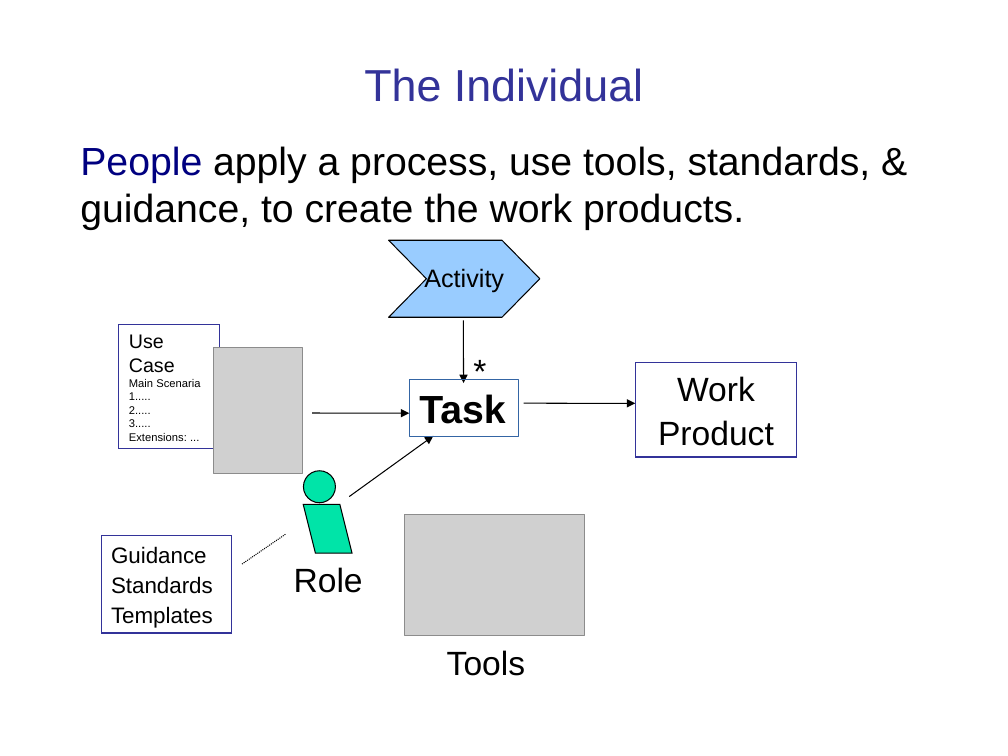
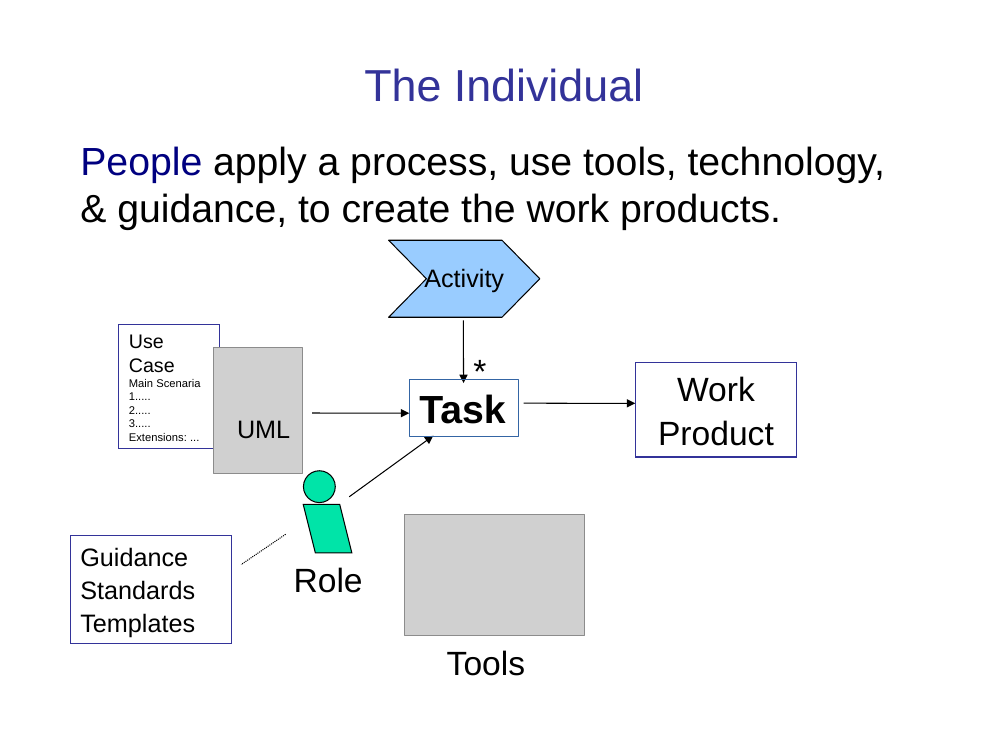
Before and after one commit to cpske/ISP, a slide deck: slide 43 of software-process/Introduction-software-process.ppt. Drawn at 1008x756 pixels with LibreOffice and Linux fonts; fonts in the diff are those of the drawing; grey boxes stand for pictures. Boxes give left, top, right and bottom in pixels: in the first picture for what was removed or moved away, otherwise in the second. Text is boxed around its words. In the diff, an @@ line names an element or a change of style, - is before the commit and + after.

Commit message:
update software process intro and readings

```diff
--- a/software-process/Introduction-software-process.ppt
+++ b/software-process/Introduction-software-process.ppt
@@ text at <box>80,146,885,230</box>: text changed @@
-People apply a process, use tools, standards, & guidance, to create the work products.
+People apply a process, use tools, technology, & guidance, to create the work products.
@@ text added at <box>237,420,290,439</box>, 18 pt, text #000000 @@
+UML
@@ rectangle "Guidance": place and size @@
-rectangle "Guidance" at <box>101,536,232,633</box>
+rectangle "Guidance" at <box>71,536,232,643</box>
@@ rectangle "Guidance" at <box>71,536,232,643</box>: size 16 to 18 pt @@
```
Also in this commit, not shown: 12 other slides changed, 3 slides added, 1 slide removed, 7 other files.
